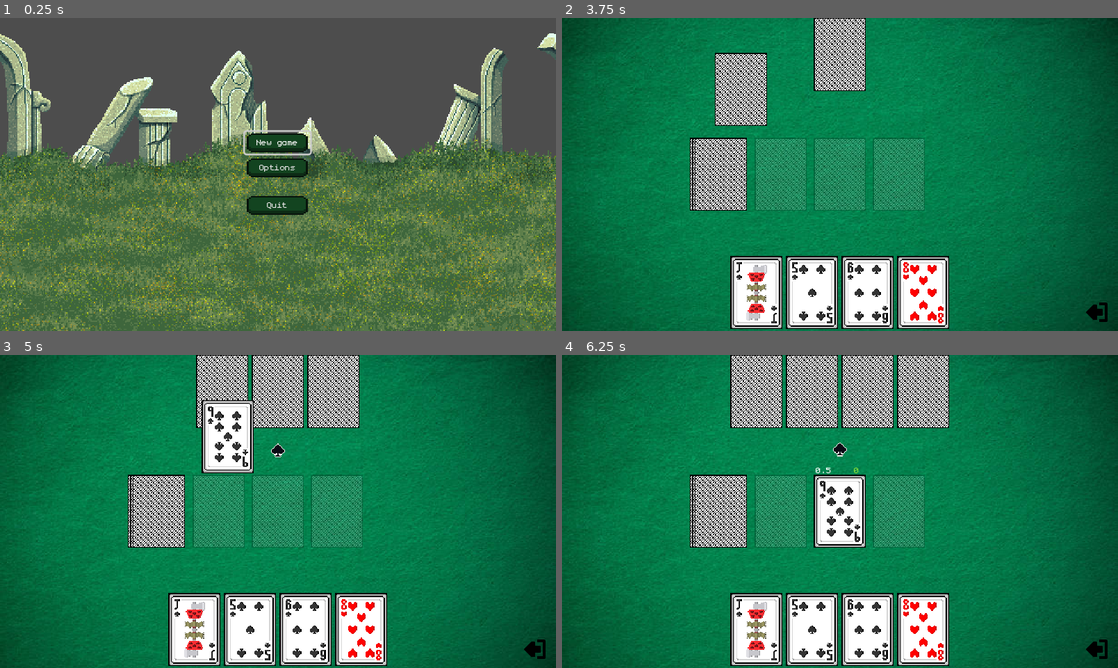
Above: before the commit, frames 1-4 (two rows, left to right).
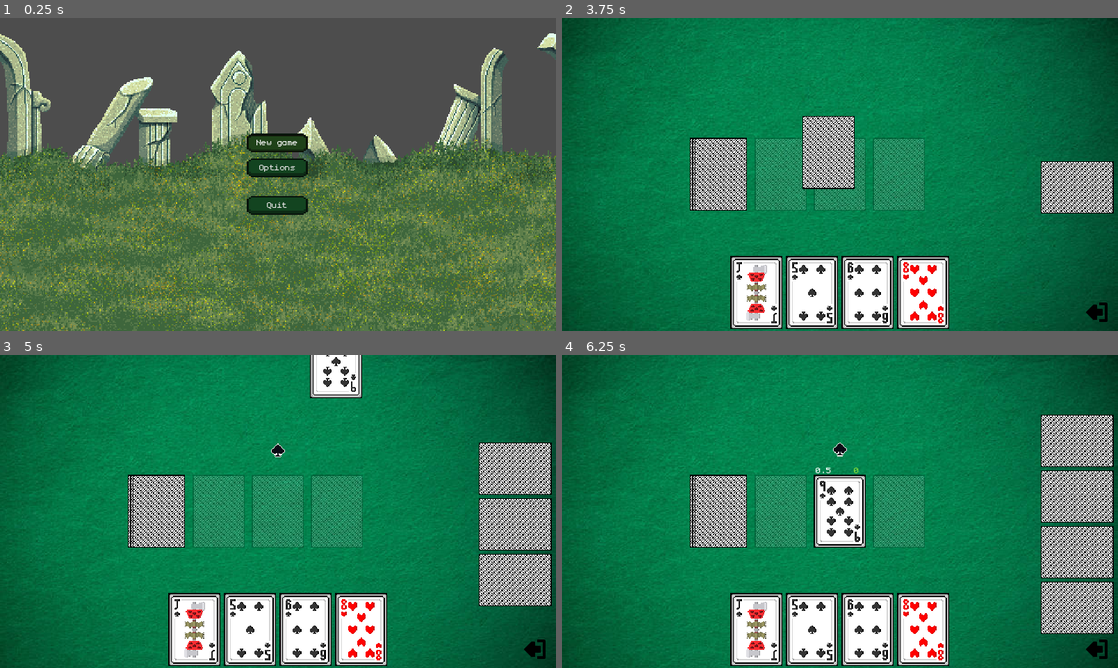
Above: after the commit, the same moments.

Repository: BananaHolograma/Veneno
Game: Godot game, scene res://scenes/ui/main_menu.tscn
Two runs of this game, one before a commit and one after it. Both use one fixed random seed, a clock stepped at 60 frames per second and the inputs below.
Inputs:
- Up to frame 1 (0.25 s): no input
- Up to frame 2 (3.75 s): click "New game" at 0.5 s; click "Start Game" at 1.25 s; tap Enter at 3.5 s
- Up to frame 3 (5 s): no input
- Up to frame 4 (6.25 s): no input

The runs differ from the first frame. In frame 1, 0.3% of the frame differs, in the area x 43-57%, y 35-44%; in frame 2, 8.8%; in frame 3, 14%; in frame 4, 18%, in the area x 30-100%, y 0-90%.

Commit message:
collected text when cards collected, fixed buttons on focus

Diff:
--- a/scenes/deck/pile_slot.gd
+++ b/scenes/deck/pile_slot.gd
@@ -11,7 +11,7 @@
 @onready var points_label: Label = $"../InfoMarker/PointsLabel"
 @onready var poison_points_label: Label = $"../InfoMarker/PoisonPointsLabel"
 @onready var audio_stream_player_2d: AudioStreamPlayer2D = $"../../../../../AudioStreamPlayer2D"
-
+@onready var collected_cards_label_scene: PackedScene = preload("res://scenes/ui/collected_cards_label.tscn")
 
 const suit_symbol_scene: PackedScene = preload("res://scenes/deck/suit_symbols/suit_symbol.tscn")
 var actual_player: Player
@@ -164,6 +164,9 @@
 
 func on_pile_collected(player: Player, cards: Array[PlayingCard], pile: PileSlot) -> void:
 	if pile == self and player == actual_player:
+		var collected_cards_label = collected_cards_label_scene.instantiate()
+		collected_cards_label.global_position = player.card_zone["zone"].global_position + cards[0].symbol_texture.get_rect().size / 2
+		get_tree().get_first_node_in_group("playground").add_child(collected_cards_label)
 		player.collect_cards(cards)
 		reset_pile()
 
--- a/scenes/player/player.gd
+++ b/scenes/player/player.gd
@@ -63,7 +63,10 @@
 						else:
 							_drop_normal_card_in_pile(decision_tree)
 					else:
-						_drop_normal_card_in_empty_pile(decision_tree)
+						if _can_drop_card_on_empty_pile(decision_tree):
+							_drop_normal_card_in_empty_pile(decision_tree)
+						else:
+							_drop_normal_card_in_pile(decision_tree)
 
 				elif has_allowed_suit_cards_to_drop and not there_are_empty_piles:
 					if _decides_to_use_poison(decision_tree):
@@ -72,7 +75,10 @@
 						_drop_normal_card_in_pile(decision_tree)
 
 				elif not has_allowed_suit_cards_to_drop and there_are_empty_piles:
-					_drop_normal_card_in_empty_pile(decision_tree)
+					if _can_drop_card_on_empty_pile(decision_tree):
+						_drop_normal_card_in_empty_pile(decision_tree)
+					else:
+						_drop_poison_card_in_pile(decision_tree)
 				else:
 					_drop_poison_card_in_pile(decision_tree)
 			else:
--- a/scenes/playing_cards_table/playing_cards_table.gd
+++ b/scenes/playing_cards_table/playing_cards_table.gd
@@ -1,14 +1,14 @@
 class_name PlayingCardsTable extends Node
 
 
-@onready var audio_stream_player: AudioStreamPlayer2D = $AudioStreamPlayer
+@onready var audio_stream_player: AudioStreamPlayer2D = $BackgroundMusic
 @onready var playground: CanvasLayer = $Playground
 @onready var deck_place: Marker2D = $Playground/DeckPlace
 @onready var players: Node = $Players
 @onready var card_zones: Array[GridContainer] = [
 	%PlayerOneCardZone,
+ 	%PlayerThreeCardZone,
  	%PlayerTwoCardZone,
- 	%PlayerThreeCardZone,
  	%PlayerFourCardZone
 ]
 
@@ -75,6 +75,7 @@
 		add_player_to_table(player)
 		await (get_tree().create_timer(0.45 * MAX_CARDS_IN_HAND)).timeout
 		player_position += 1
+
 
 	turns.append_array(current_players.values())
 	active_player = turns.pick_random()
--- a/scenes/playing_cards_table/playing_cards_table.tscn
+++ b/scenes/playing_cards_table/playing_cards_table.tscn
@@ -12,7 +12,7 @@
 
 [node name="Players" type="Node" parent="."]
 
-[node name="Playground" type="CanvasLayer" parent="."]
+[node name="Playground" type="CanvasLayer" parent="." groups=["playground"]]
 
 [node name="Background" type="Control" parent="Playground"]
 show_behind_parent = true
--- /dev/null
+++ b/scenes/ui/collected_cards_label.gd
@@ -0,0 +1,7 @@
+extends Label
+
+
+func _ready():
+	var tween = create_tween()
+	tween.tween_property(self, "global_position:y",  global_position.y - 20, 1.0).set_ease(Tween.EASE_OUT).set_trans(Tween.TRANS_ELASTIC)
+	tween.tween_callback(queue_free)
--- /dev/null
+++ b/scenes/ui/collected_cards_label.tscn
@@ -0,0 +1,20 @@
+[gd_scene load_steps=3 format=3 uid="uid://du55vtgi0r23t"]
+
+[ext_resource type="Script" path="res://scenes/ui/collected_cards_label.gd" id="1_71t86"]
+
+[sub_resource type="LabelSettings" id="LabelSettings_r1pru"]
+font_size = 40
+font_color = Color(0.298039, 0.894118, 0.415686, 1)
+shadow_size = 20
+shadow_color = Color(0, 0, 0, 0.184314)
+
+[node name="CollectedCardsLabel" type="Label"]
+offset_right = 121.0
+offset_bottom = 27.0
+theme_override_font_sizes/font_size = 30
+text = "collected !"
+label_settings = SubResource("LabelSettings_r1pru")
+horizontal_alignment = 1
+vertical_alignment = 1
+uppercase = true
+script = ExtResource("1_71t86")
--- a/scenes/ui/options.tscn
+++ b/scenes/ui/options.tscn
@@ -131,6 +131,7 @@
 text = "Back to menu"
 
 [node name="AudioStreamPlayer" type="AudioStreamPlayer2D" parent="."]
+position = Vector2(0, -4)
 stream = ExtResource("3_2f0ve")
 autoplay = true
 bus = &"Music"
--- a/theme/default.tres
+++ b/theme/default.tres
@@ -15,26 +15,10 @@
 corner_radius_bottom_left = 3
 corner_detail = 5
 
-[sub_resource type="StyleBoxFlat" id="StyleBoxFlat_nrk0b"]
-content_margin_left = 4.0
-content_margin_top = 4.0
-content_margin_right = 4.0
-content_margin_bottom = 4.0
-bg_color = Color(1, 1, 1, 0.75)
-draw_center = false
-border_width_left = 2
-border_width_top = 2
-border_width_right = 2
-border_width_bottom = 2
-corner_radius_top_left = 3
-corner_radius_top_right = 3
-corner_radius_bottom_right = 3
-corner_radius_bottom_left = 3
-corner_detail = 5
-expand_margin_left = 2.0
-expand_margin_top = 2.0
-expand_margin_right = 2.0
-expand_margin_bottom = 2.0
+[sub_resource type="StyleBoxTexture" id="StyleBoxTexture_dugdy"]
+texture = ExtResource("2_a4o60")
+region_rect = Rect2(112, 96, 32, 16)
+modulate_color = Color(0.533333, 0.972549, 0.247059, 1)
 
 [sub_resource type="StyleBoxTexture" id="StyleBoxTexture_i25qr"]
 texture = ExtResource("2_a4o60")
@@ -76,7 +60,7 @@
 Button/font_sizes/font_size = 16
 Button/fonts/font = ExtResource("1_uxly3")
 Button/styles/disabled = SubResource("StyleBoxFlat_6spu6")
-Button/styles/focus = SubResource("StyleBoxFlat_nrk0b")
+Button/styles/focus = SubResource("StyleBoxTexture_dugdy")
 Button/styles/hover = SubResource("StyleBoxTexture_i25qr")
 Button/styles/normal = SubResource("StyleBoxTexture_mclil")
 Button/styles/pressed = SubResource("StyleBoxTexture_lk3uo")
